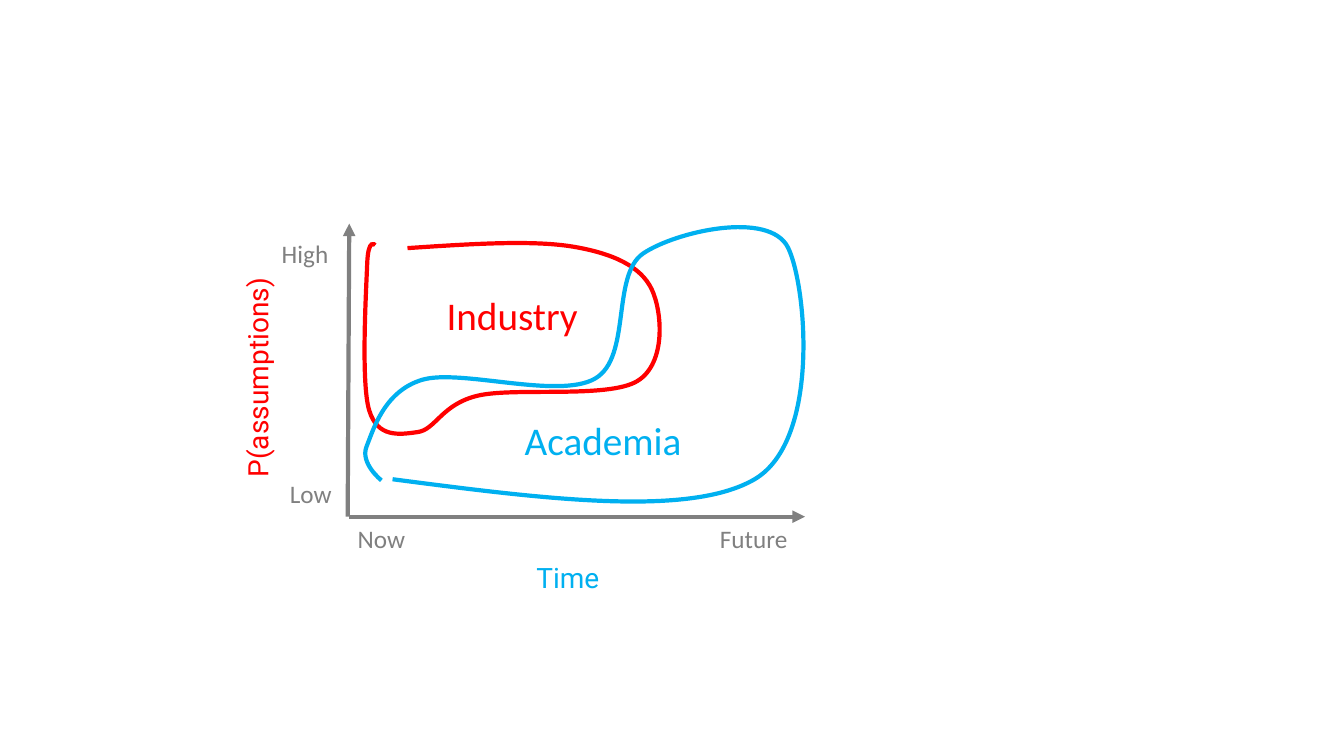
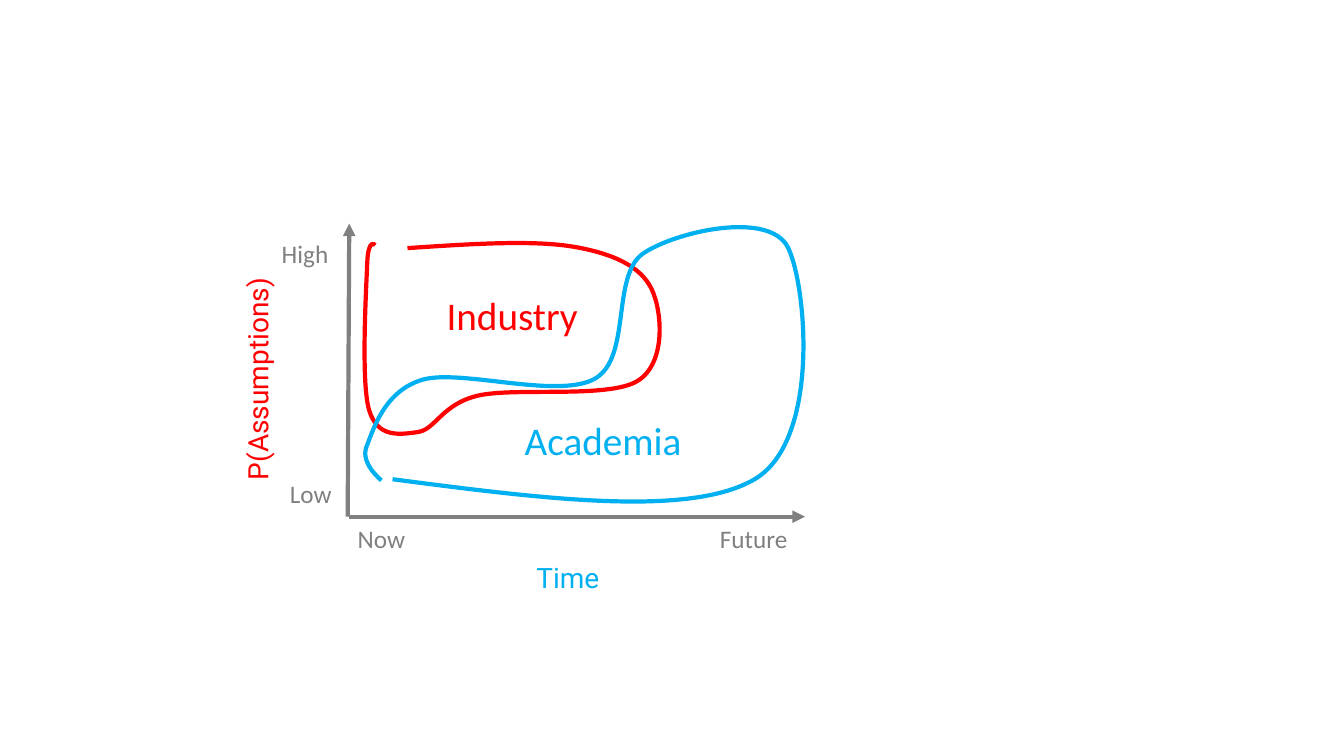
Before and after one commit to researchsetup/researchsetup.github.io, a slide deck: slide 1 of files/figs.pptx. Drawn at 1344x756 pixels with LibreOffice and Linux fonts; fonts in the diff are those of the drawing. Boxes give left, top, right and bottom in pixels: in the first picture for what was removed or moved away, otherwise in the second. Text is boxed around its words. In the diff, an @@ line names an element or a change of style, - is before the commit and + after.

```diff
--- a/files/figs.pptx
+++ b/files/figs.pptx
@@ text at box(239, 298, 276, 474): text changed @@
-P(assumptions)
+P(Assumptions)
```
Also in this commit, not shown: 3 other files.
